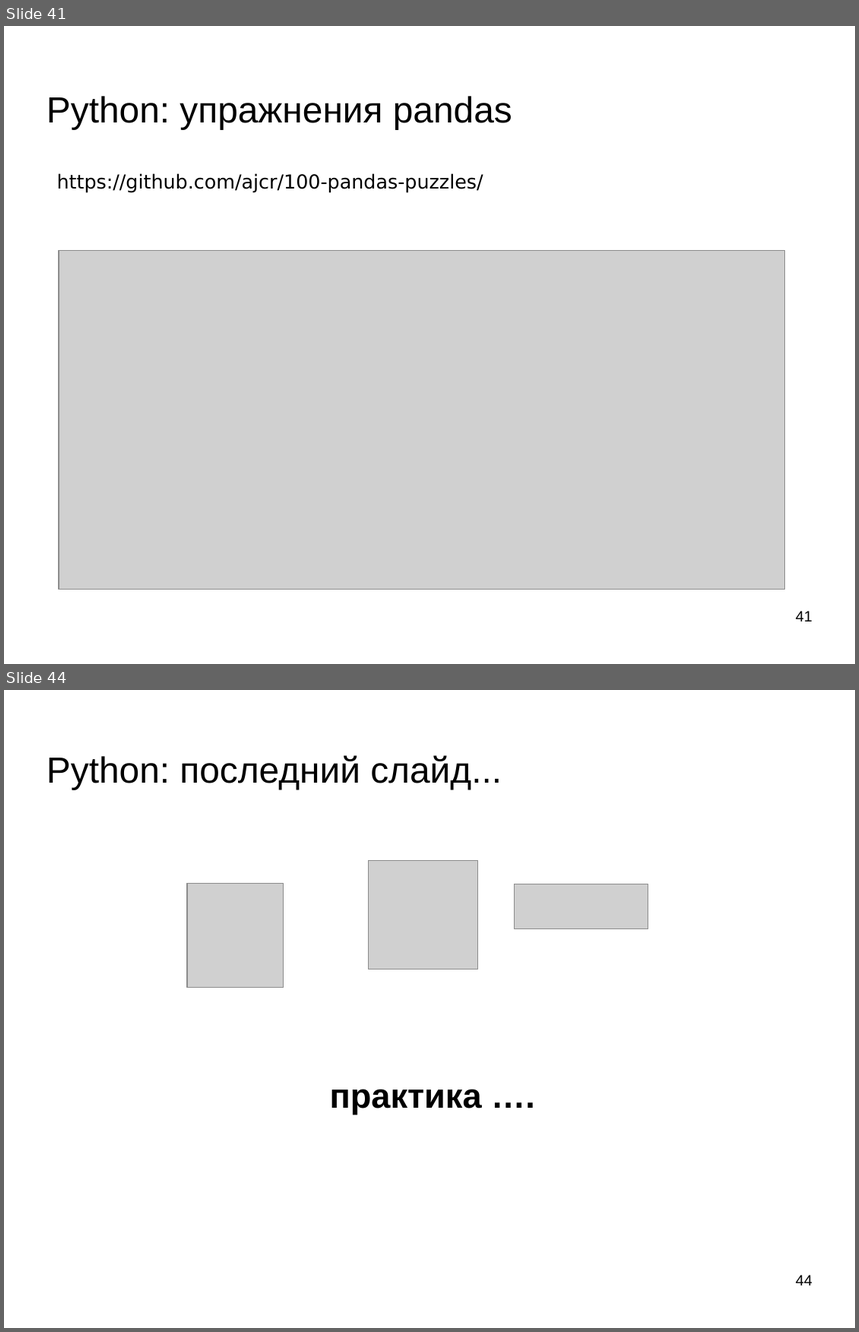
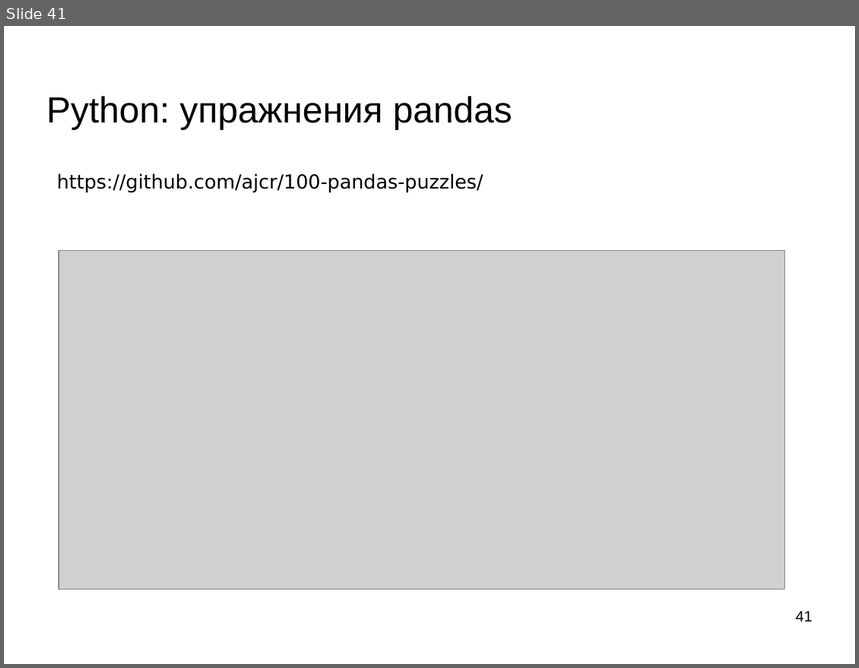
Before and after one commit to mechanoid5/ml_lectorium_legacy, a slide deck: 02-python.odp. Shown one above the other, each under a label of ours: slides 41 and 44 before the commit, slide 41 after it; the slides between them are not shown. The pictures are 859x1332 and 859x668 pixels, drawn with LibreOffice and Linux fonts; fonts in the diff are those of the drawing; grey boxes stand for pictures; background and template pictures are left out. Boxes give left, top, right and bottom in pixels: in the first picture for what was removed or moved away, otherwise in the second. Text is boxed around its words. In the diff, an @@ line names an element or a change of style, - is before the commit and + after.

```diff
--- a/02-python.odp
+++ b/02-python.odp
@@ slide 44 removed at (4,690,855,1328), background picture (left out) @@
@@ title removed at (47,755,502,790) @@
-Python: последний слайд...
@@ picture removed at (369,861,478,970) @@
@@ picture removed at (187,883,284,987) @@
@@ picture removed at (515,885,648,929) @@
@@ subtitle removed at (330,1089,482,1114) @@
-практика ….
@@ page number removed at (796,1275,813,1286) @@
-44
```
Also in this commit, not shown: 1 slide changed, 1 slide added, 1 other slide removed, 4 other files.
